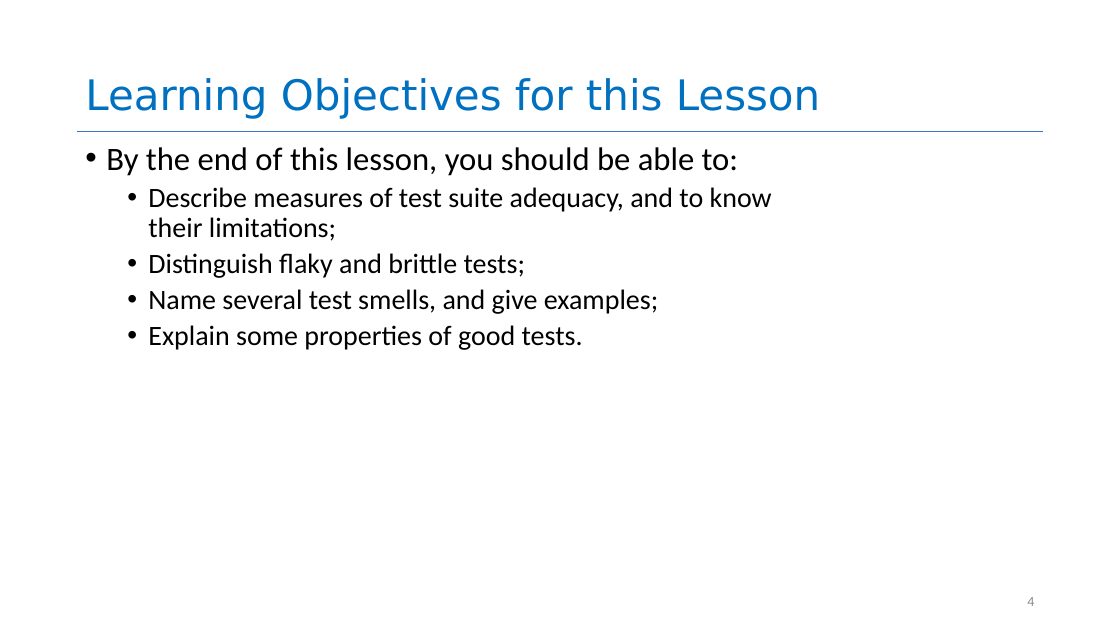
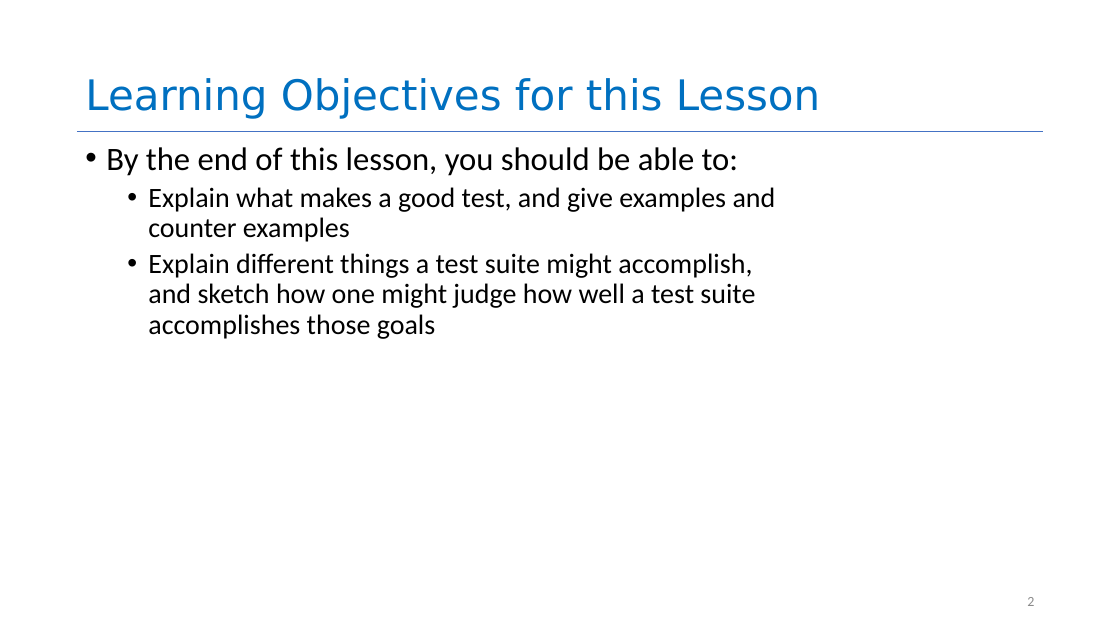
Before and after one commit to neu-se/CS4530-Spring-2022, a slide deck: slide 2 of Slides/Lesson 5.2 Evaluating Tests.pptx (slide 4 before the commit). Drawn at 1120x630 pixels with LibreOffice and Linux fonts; fonts in the diff are those of the drawing. Boxes give left, top, right and bottom in pixels: in the first picture for what was removed or moved away, otherwise in the second. Text is boxed around its words. In the diff, an @@ line names an element or a change of style, - is before the commit and + after.

```diff
--- a/Slides/Lesson 5.2 Evaluating Tests.pptx
+++ b/Slides/Lesson 5.2 Evaluating Tests.pptx
@@ text at bbox=[148, 187, 776, 339]: text changed @@
-  • Describe measures of test suite adequacy, and to know their limitations;
-  • Distinguish flaky and brittle tests;
-  • Name several test smells, and give examples;
-  • Explain some properties of good tests.
+  • Explain what makes a good test, and give examples and counter examples
+  • Explain different things a test suite might accomplish, and sketch how one might judge how well a test suite accomplishes those goals
@@ page number at bbox=[1027, 597, 1034, 606]: text changed @@
-4
+2
```
Also in this commit, not shown: 16 other slides changed, 14 slides added, 7 slides removed.
